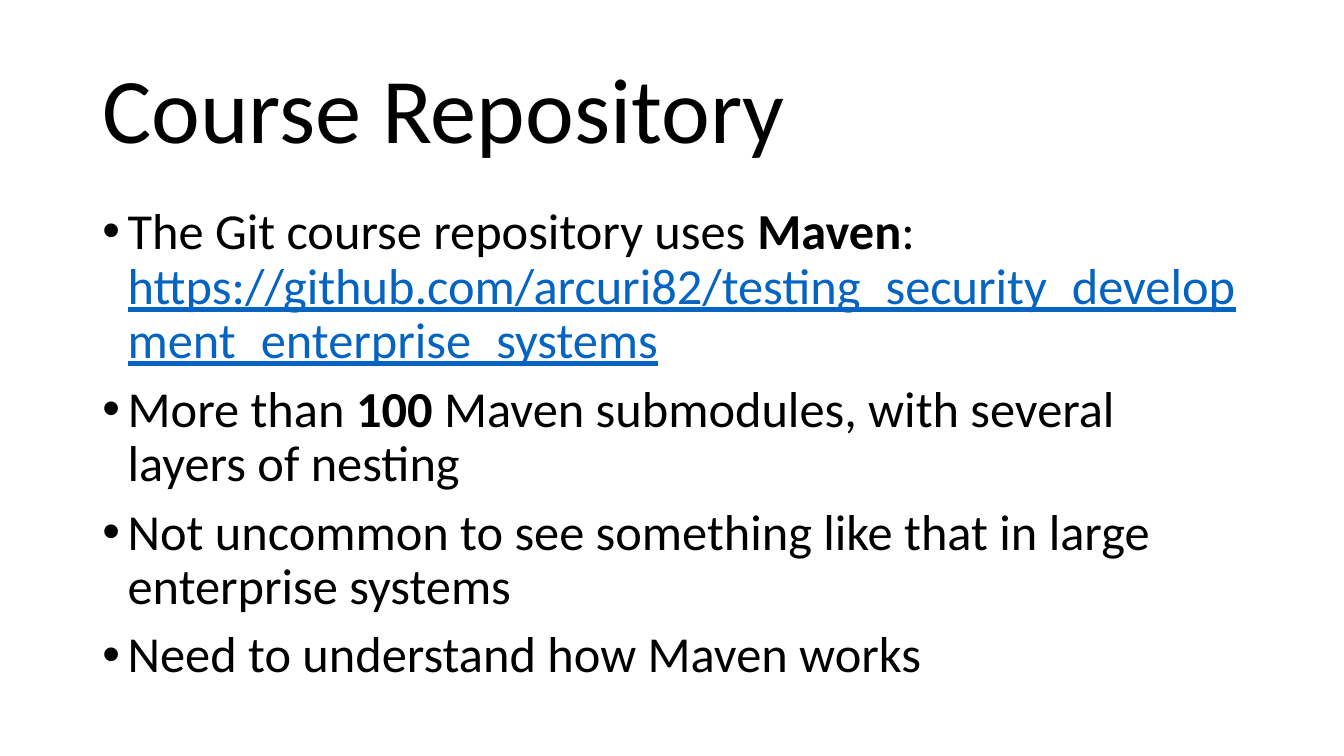
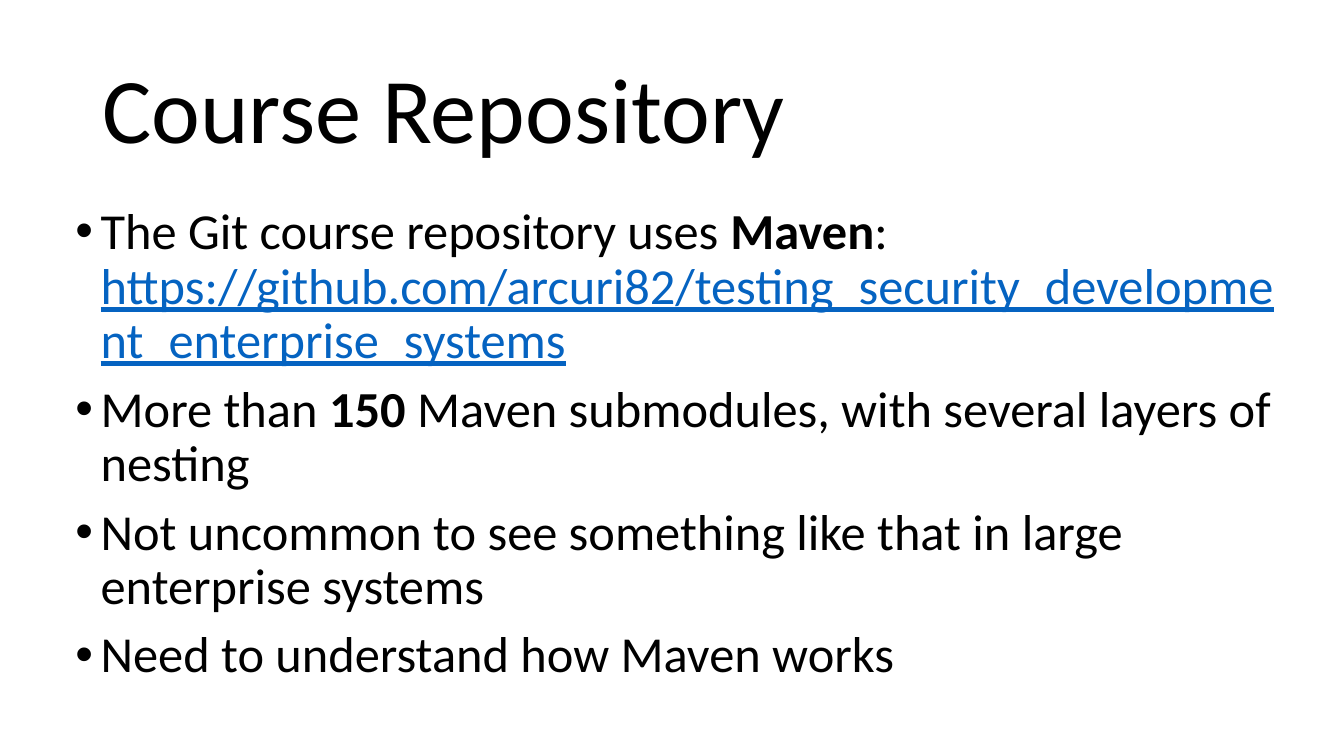
Before and after one commit to arcuri82/testing_security_development_enterprise_systems, a slide deck: slide 20 of doc/intro/slides/lesson_01_intro.pptx. Drawn at 1344x756 pixels with LibreOffice and Linux fonts; fonts in the diff are those of the drawing. Boxes give left, top, right and bottom in pixels: in the first picture for what was removed or moved away, otherwise in the second. Text is boxed around its words. In the diff, an @@ line names an element or a change of style, - is before the commit and + after.

```diff
--- a/doc/intro/slides/lesson_01_intro.pptx
+++ b/doc/intro/slides/lesson_01_intro.pptx
@@ text "The Git course repository uses ...": place and size @@
-text "The Git course repository uses ..." at [128,214,1235,673]
+text "The Git course repository uses ..." at [101,214,1274,673]
@@ text at [101,392,1271,490]: text changed @@
-• More than 100 Maven submodules, with several layers of nesting
+• More than 150 Maven submodules, with several layers of nesting
```
Also in this commit, not shown: 34 other slides changed, 3 slides added, 1 slide removed, 4 other files.
